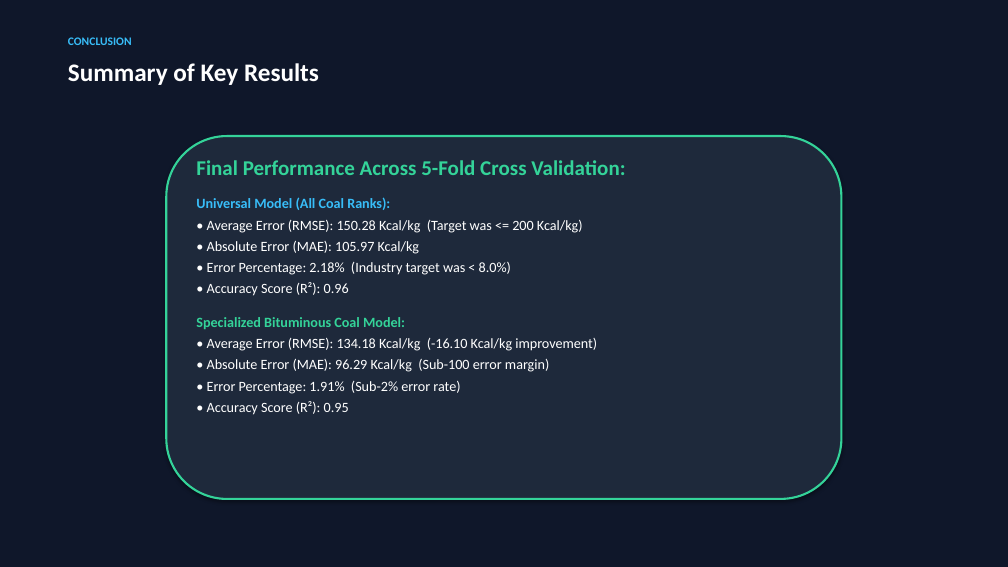
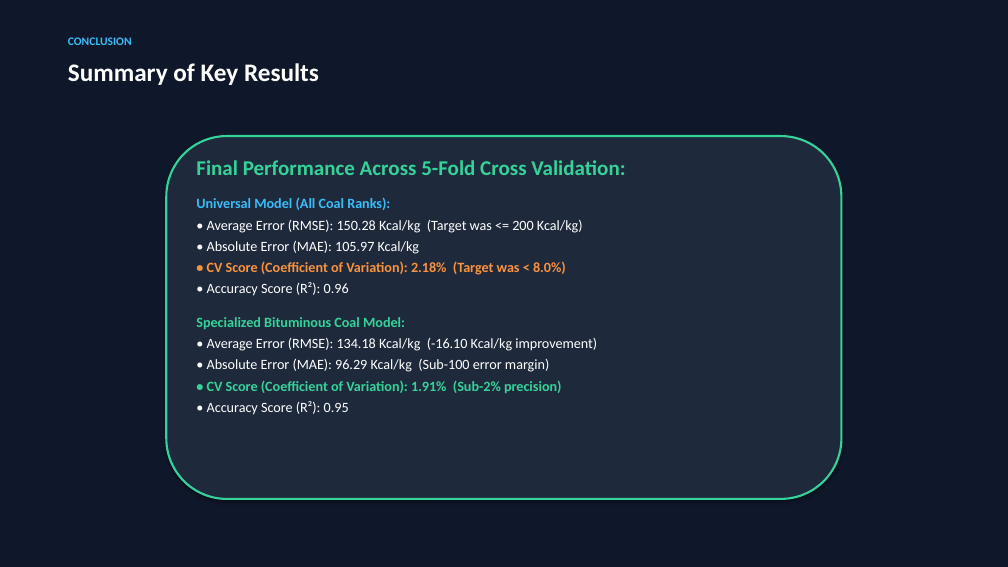
Before and after one commit to anurag-mitti/gcv_predictor, a slide deck: slide 9 of Coal_GCV_Prediction_Presentation.pptx. Drawn at 1008x567 pixels with LibreOffice and Linux fonts; fonts in the diff are those of the drawing. Boxes give left, top, right and bottom in pixels: in the first picture for what was removed or moved away, otherwise in the second. Text is boxed around its words. In the diff, an @@ line names an element or a change of style, - is before the commit and + after.

Commit message:
Explicitly label CV Score on summary slide and benchmarking table

```diff
--- a/Coal_GCV_Prediction_Presentation.pptx
+++ b/Coal_GCV_Prediction_Presentation.pptx
@@ text at bbox=[207, 261, 566, 275]: text changed; text colour #FFFFFF to #FB923C; bold on @@
-• Error Percentage: 2.18% (Industry target was < 8.0%)
+• CV Score (Coefficient of Variation): 2.18% (Target was < 8.0%)
@@ text at bbox=[207, 380, 562, 393]: text changed; text colour #FFFFFF to #34D399; bold on @@
-• Error Percentage: 1.91% (Sub-2% error rate)
+• CV Score (Coefficient of Variation): 1.91% (Sub-2% precision)
```
Also in this commit, not shown: 3 other slides changed, 1 other file.
